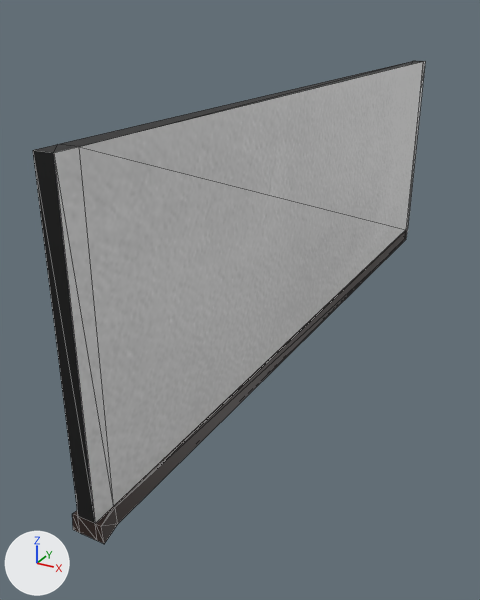
The glTF model ParedeFundo(Sala).glb, before and after one commit.
The view is the same before and after, from a 50 mm camera at (3.48, -8.46, 2.67) aimed at (-0.67, -0.92, -1.1). Lighting does not change. The marker at lower left points along +X, +Y and +Z. The older version comes first. Mesh edges are drawn as thin lines. Where no turn or scale is listed for an object, it has been applied to the vertices. Vertices at exactly the same position are counted once.

Names of what the first picture shows: 'Wall2-col.001'.
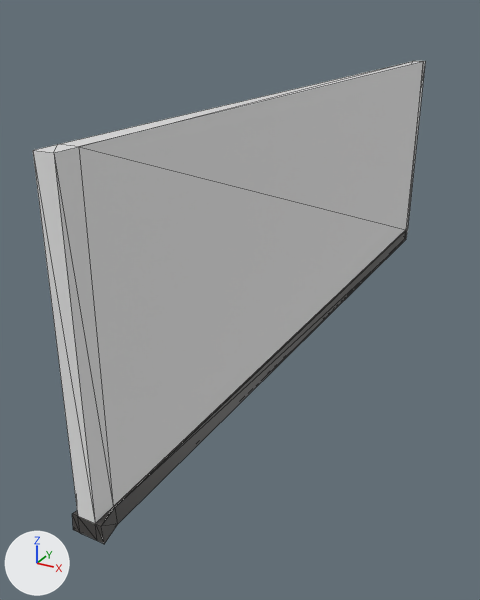
What changed in the scene script:
```text
Add mat_material_010:
    mat_material_010 = principled_material('Material.010')
    mat_material_010.base_color = (0.0689, 0.0646, 0.0613)  # dark grey #4a4846
    mat_material_010.roughness = 0.376
Add mat_material_070:
    mat_material_070 = principled_material('Material.070')
    mat_material_070.base_color = (0.8, 0.8, 0.8)  # white #e7e7e7
    mat_material_070.roughness = 0.764
    mat_material_070.sheen_weight = 1.0
Change me_cube_021:
    where me_cube_021.from_pydata(...)  # 36 vertices, 68 faces; spans x -0.18..0.18, y -5.0..5.0, z -1.75..1.75
    used by ob_wall2_col_001; location = (0.0, 0.0, 0.0)
    me_cube_021 part 1: all 34 faces that had it switch from mat_material_027 (picture img_wall2texture) to mat_material_070 (white #e7e7e7)
    me_cube_021 part 2: all 34 faces that had it switch from mat_material_028 (brown #2c1b15) to mat_material_010 (dark grey #4a4846)
```

Where the change shows, as pixel boxes (x1, y1, x2, y2) in the pictures (480 x 600 px):
part 1 of me_cube_021, recoloured
    both: (33, 61, 425, 523)
part 2 of me_cube_021, recoloured
    both: (72, 235, 402, 544)
